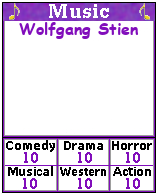
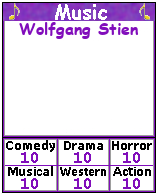
Layer changes from the first 158x195 image to the second:
painted on "Music" over [left=49, top=4, right=109, bottom=20]
painted on "10 #5" over [left=123, top=178, right=131, bottom=189]
painted on "10 #4" over [left=74, top=178, right=92, bottom=189]
painted on "10 #3" over [left=21, top=178, right=38, bottom=189]
painted on "10 #2" over [left=123, top=152, right=131, bottom=163]
painted on "10 #1" over [left=74, top=152, right=92, bottom=163]
painted on "10" over [left=21, top=152, right=29, bottom=163]
